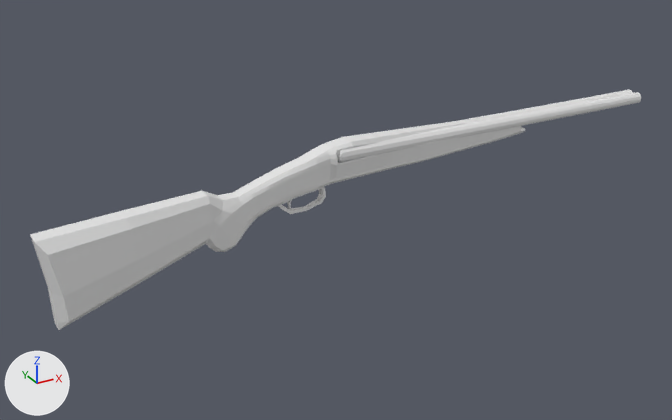
The FBX model Assets/Models/Weapons/Shotgun_01.fbx, before and after one commit.
Camera for both pictures: a 50 mm camera at (-6.58, -10.9, 5.29) aimed at (-0.47, 0.21, -0.26). Every picture has the same lights, and +X, +Y and +Z are marked at lower left. Where no turn or scale is listed for an object, it has been applied to the vertices. Vertices at the same position are counted once.
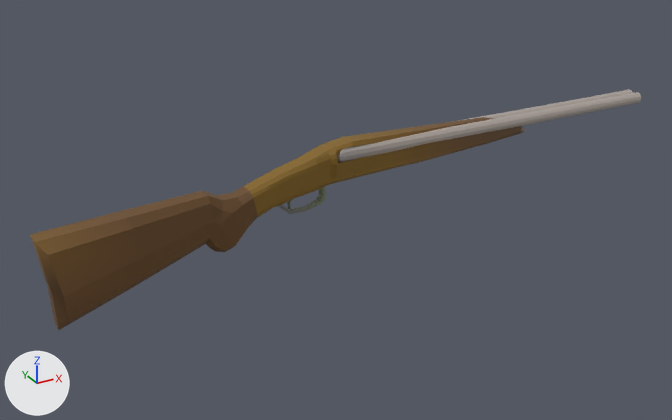
Boxes [x1, y1, x2, y2] around the edits, measured in the pictures (672 x 420 px):
'Cube', recoloured, surface changed (grey to brown)
    both: [30, 126, 525, 329]
'Cube.001', recoloured, surface changed (white to brown)
    both: [244, 117, 495, 218]
'Cylinder', recoloured (white to grey)
    both: [337, 90, 641, 162]
'Cube.002', recoloured, surface changed (grey to brown)
    both: [30, 235, 69, 330]
'Cube.003', recoloured
    both: [278, 187, 326, 214]

The edits, one by one:
Picture 'ImphenziaPalette01.png' (img_imphenziapalette01_png) is new.
Material 'Material.002' (mat_material_002) is new.
Its texture is img_imphenziapalette01_png.
me_cube_006 has 18 vertices, 12 faces and spans x -2.389..-2.125, y -0.276..0.276, z -0.997..0.307.
me_cube_006 is used by ob_cube_002; location (-2.47, 0.0, 0.06).
me_cube_006 no longer uses material mat_material (white #e7e7e7).
me_cube_006 part 3: texture (UV) coordinates of 12 of 12 faces, centred in x -2.327..-2.2, y -0.191..0.191, z -0.929..-0.075, changed; they spanned u 0.54..0.75, v 0.5..0.97 and now span u 0.9..0.98, v 0.51..0.59.
me_cube_006 now uses material mat_material_002 (picture img_imphenziapalette01_png).
me_cube_005 has 224 vertices, 210 faces and spans x 0.48..5.07, y -0.21..0.21, z -0.03..0.84.
me_cube_005 is used by ob_cube_001; location (-2.47, 0.0, 0.06).
me_cube_005 no longer uses material mat_material (white #e7e7e7).
me_cube_005 part 1: texture (UV) coordinates of 210 of 210 faces, centred in x 0.61..4.78, y -0.21..0.21, z 0.02..0.83, changed; they spanned u 0.37..0.63, v 0.12..0.75 and now span u 0.92..0.92, v 0.54..0.61.
me_cube_005 now uses material mat_material_002 (picture img_imphenziapalette01_png).
me_cube_004 has 180 vertices, 146 faces and spans x -2.39..5.23, y -0.28..0.28, z -1.0..0.7.
me_cube_004 is used by ob_cube; location (-2.47, 0.0, 0.06).
me_cube_004 no longer uses material mat_material (white #e7e7e7).
me_cube_004 part 2: texture (UV) coordinates of 146 of 146 faces, centred in x -1.82..5.23, y -0.24..0.24, z -0.81..0.66, changed; they spanned u 0.12..0.62, v 0.12..0.98 and now span u 0.9..0.96, v 0.52..0.6.
me_cube_004 now uses material mat_material_002 (picture img_imphenziapalette01_png).
me_cube_007 has 81 vertices, 72 faces and spans x 0.888..1.679, y -0.084..0.084, z -0.113..0.229.
me_cube_007 no longer uses material mat_material (white #e7e7e7).
me_cube_007 now uses material mat_material_002 (picture img_imphenziapalette01_png).
me_cylinder has 240 vertices, 220 faces and spans x -0.52..5.43, y -0.12..0.31, z -0.12..0.12.
me_cylinder now uses material mat_material_002 (picture img_imphenziapalette01_png).
